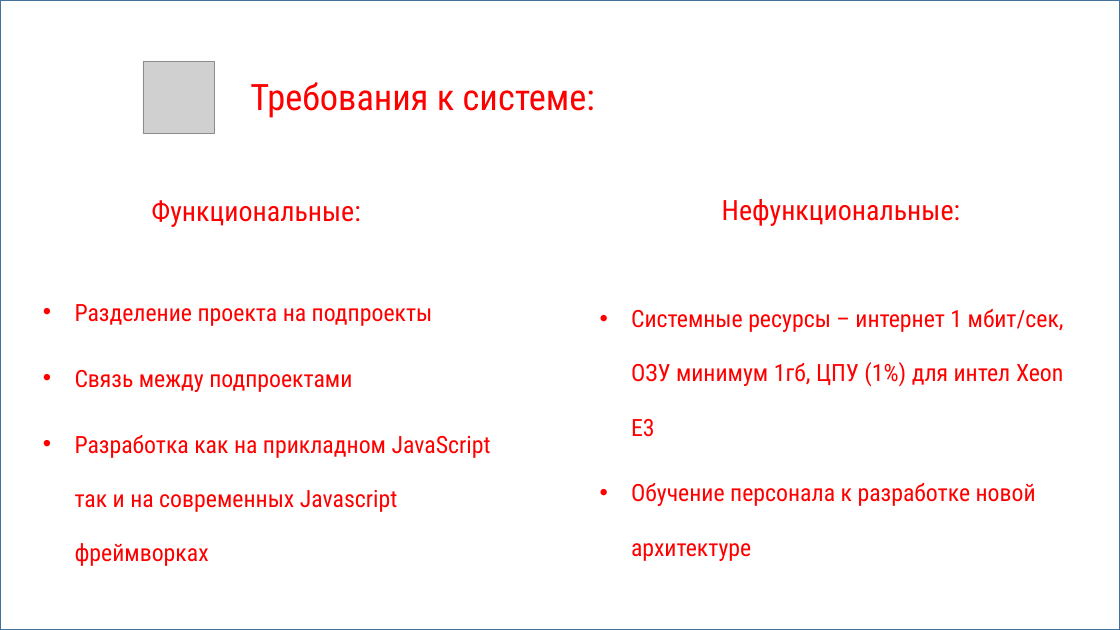
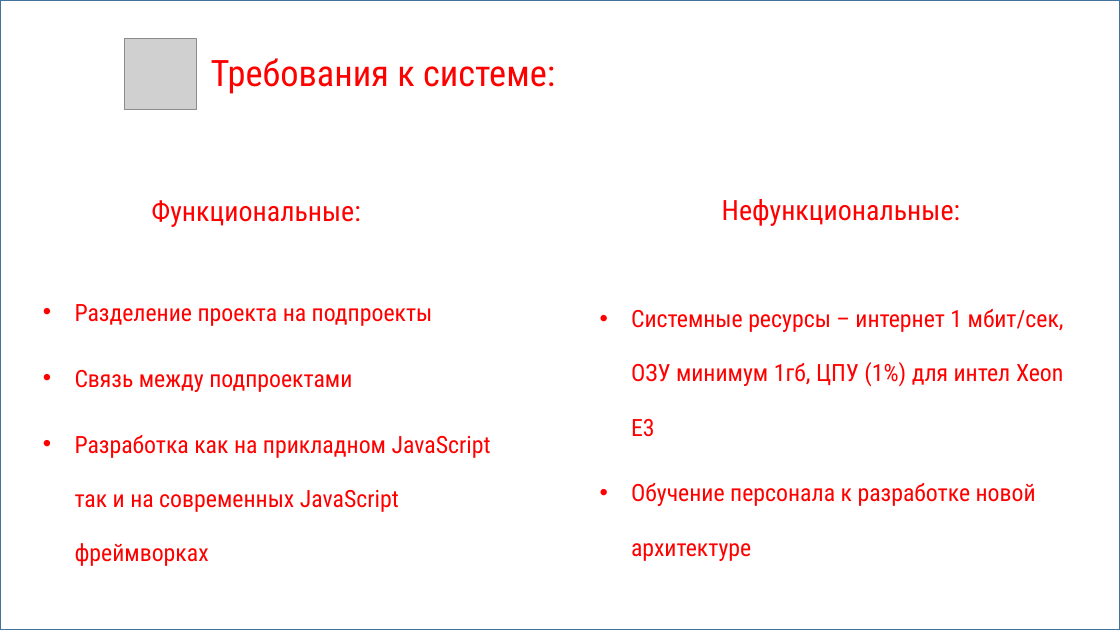
Before and after one commit to kamych1916/-, a slide deck: slide 13 of Презентация.pptx. Drawn at 1120x630 pixels with LibreOffice and Linux fonts; fonts in the diff are those of the drawing; grey boxes stand for pictures. Boxes give left, top, right and bottom in pixels: in the first picture for what was removed or moved away, otherwise in the second. Text is boxed around its words. In the diff, an @@ line names an element or a change of style, - is before the commit and + after.

```diff
--- a/Презентация.pptx
+++ b/Презентация.pptx
@@ picture: place and size @@
-picture at [143,62,214,134]
+picture at [124,38,196,109]
@@ text "Требования к системе:": place and size @@
-text "Требования к системе:" at [250,82,595,118]
+text "Требования к системе:" at [211,58,555,94]
@@ text at [75,435,491,512]: text changed @@
-• Разработка как на прикладном JavaScript так и на современных Javascript фреймворках
+• Разработка как на прикладном JavaScript так и на современных JavaScript фреймворках
```
Also in this commit, not shown: 4 other slides changed, 4 slides added, 2 slides removed.
